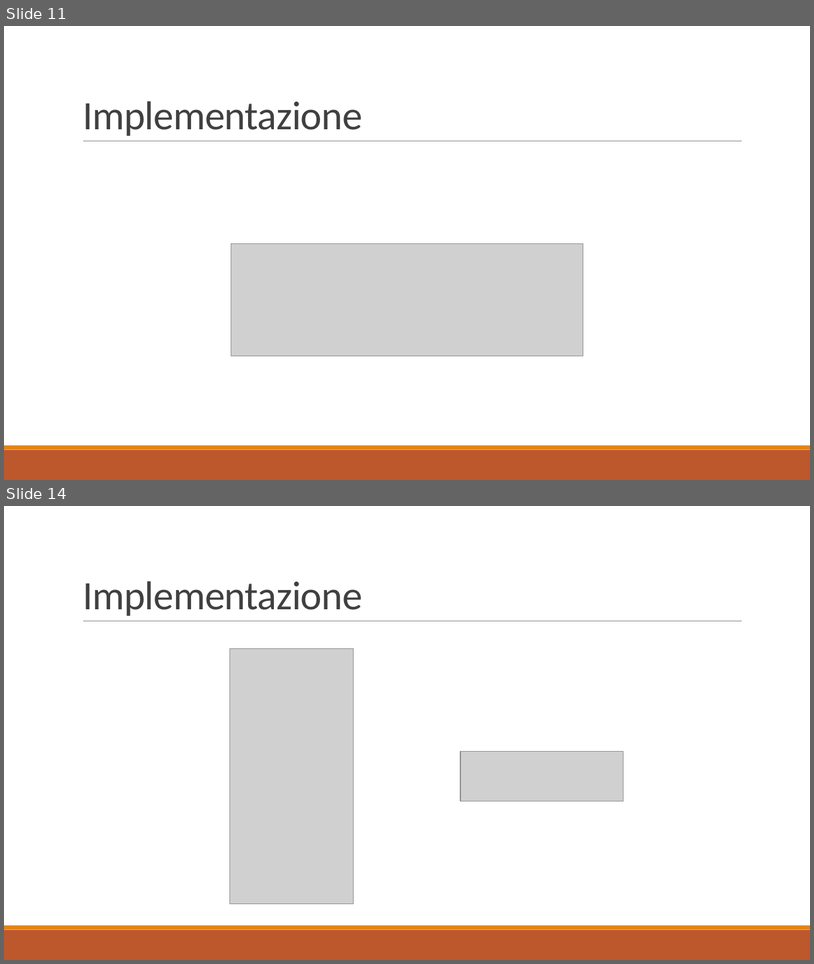
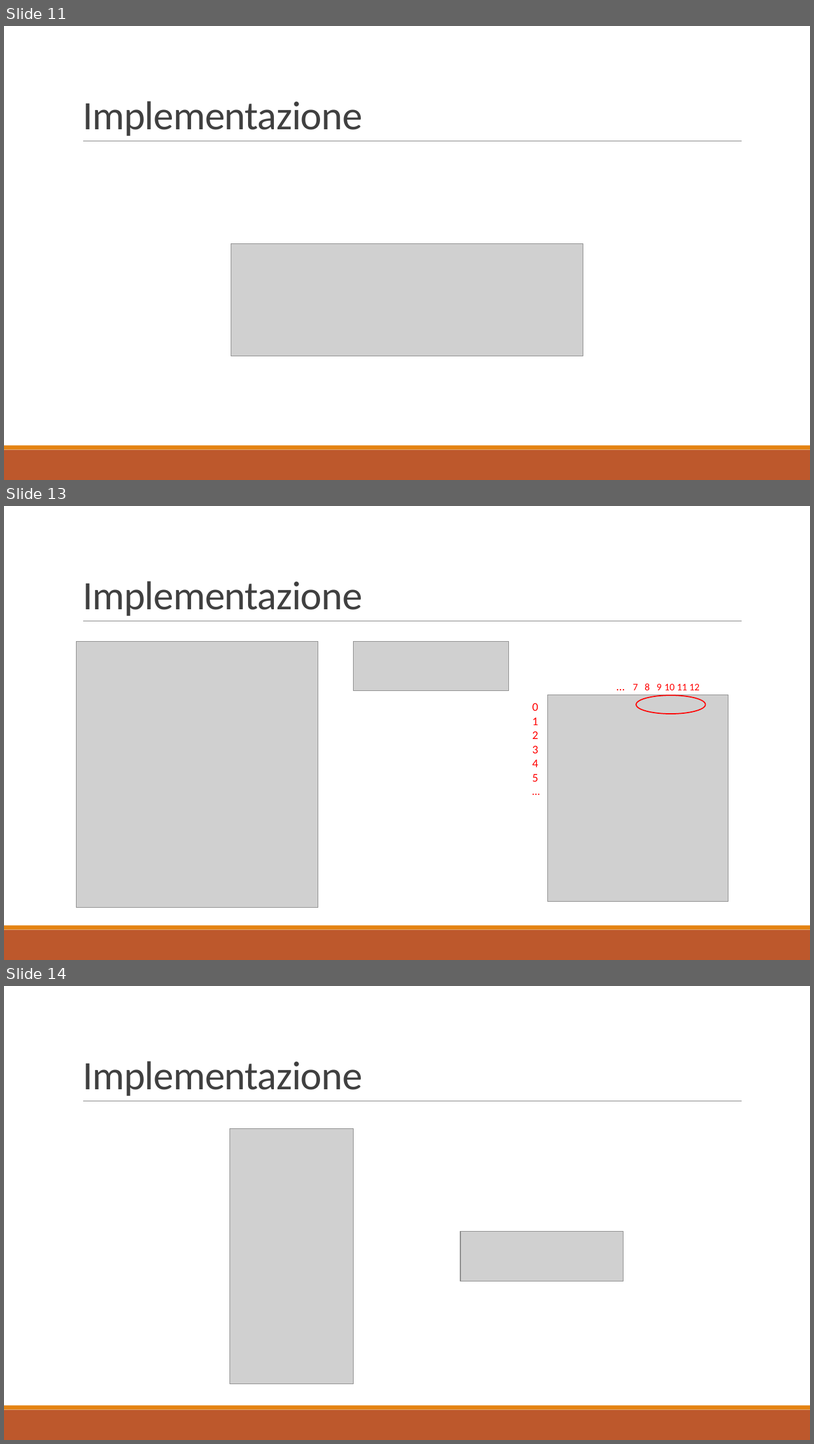
Before and after one commit to PaoloWeishaupt/Word-Clock, a slide deck: Presentazione/Presentazione_Word_Clock.pptx. Shown one above the other, each under a label of ours: slides 11 and 14 before the commit, slides 11, 13 and 14 after it; the slides between them are not shown. The pictures are 814x964 and 814x1444 pixels, drawn with LibreOffice and Linux fonts; fonts in the diff are those of the drawing; grey boxes stand for pictures. Boxes give left, top, right and bottom in pixels: in the first picture for what was removed or moved away, otherwise in the second. Text is boxed around its words. In the diff, an @@ line names an element or a change of style, - is before the commit and + after.

```diff
--- a/Presentazione/Presentazione_Word_Clock.pptx
+++ b/Presentazione/Presentazione_Word_Clock.pptx
@@ slide 13 added at box(4, 506, 810, 960), background #FFFFFF; not listed: 3 template elements that a slide beside it also shows @@
@@ title added at box(83, 581, 362, 616), 48 pt, text #404040 @@
+Implementazione
@@ picture added at box(77, 642, 318, 907) @@
@@ picture added at box(354, 642, 509, 691) @@
@@ text added at box(633, 683, 700, 690), 12 pt, text #FF0000 @@
+… 7 8 9 10 11 12
@@ text added at box(533, 703, 539, 781), 14 pt, text #FF0000 @@
+0
+1
+2
+3
+4
+5
+…
@@ picture added at box(548, 695, 729, 901) @@
@@ ellipse added at box(637, 696, 707, 714), outline #FF0000 1.25 pt @@
```
Also in this commit, not shown: 5 slides changed, 1 slide removed.
